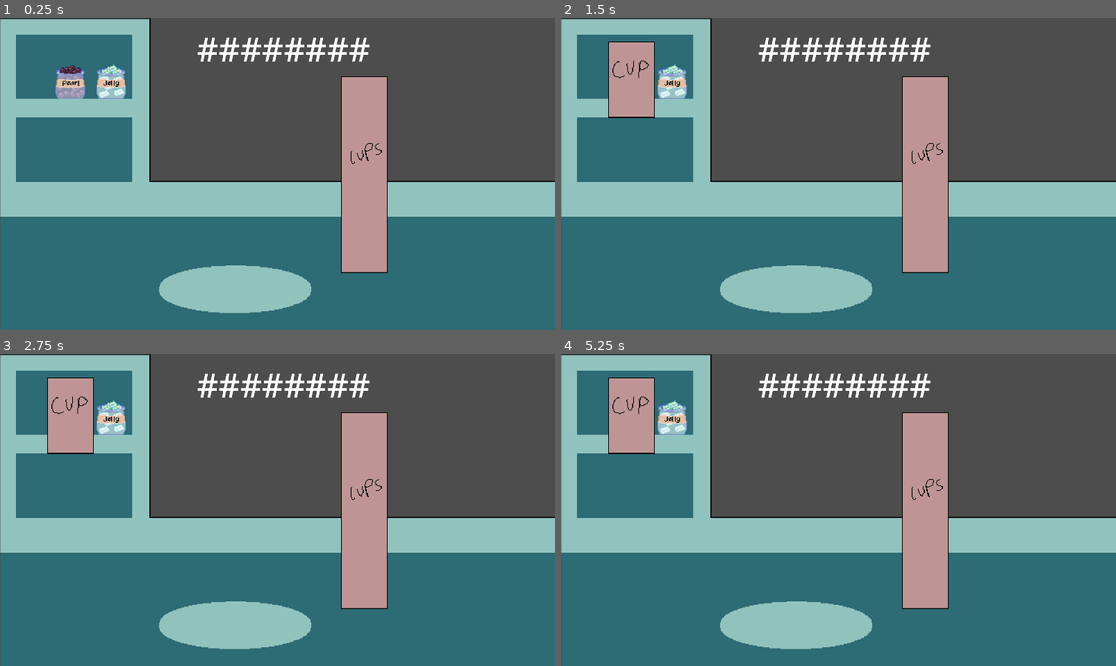
Above: before the commit, frames 1-4 (two rows, left to right).
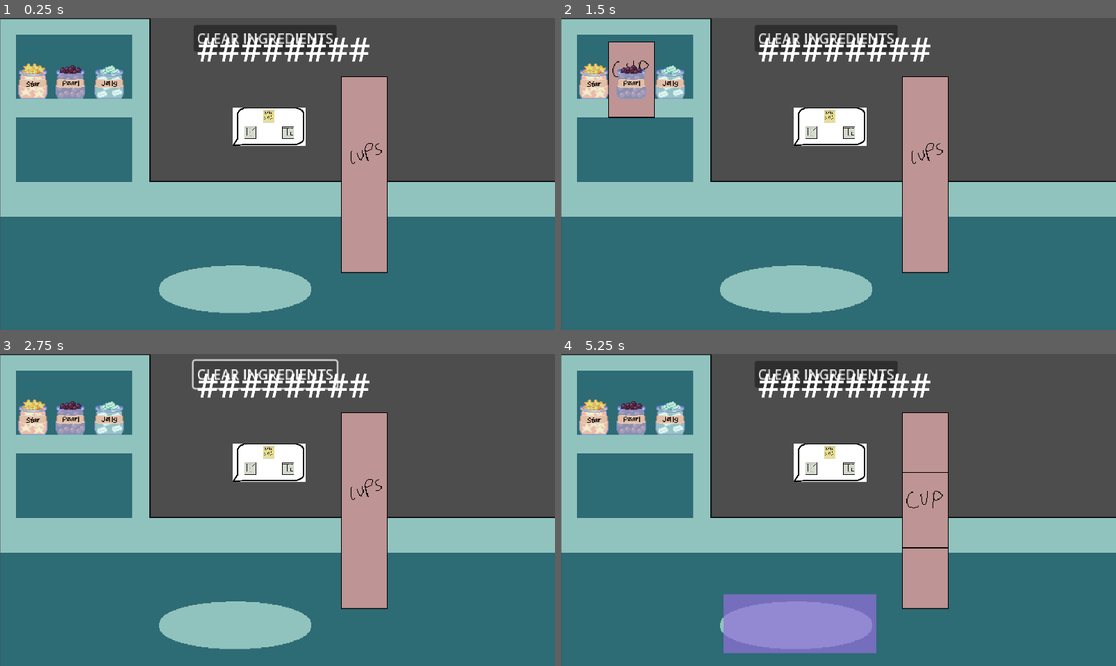
Above: after the commit, the same moments.

Repository: jhaFive/Project-3
Game: Godot game, scene res://scenes/game.tscn
Same seed, same stepped clock (60 frames per second), same inputs: the game is played once before the commit and once after it.
Inputs (mouse positions are in pixels of both pictures, inside the frame that each line leads up to):
- Up to frame 1 (0.25 s): no input
- Up to frame 2 (1.5 s): click (927, 174) at 0.5 s; click (633, 80) at 1.27 s
- Up to frame 3 (2.75 s): click (266, 375) at 2 s, where only the run after the commit has a clickable "CLEAR INGREDIENTS"
- Up to frame 4 (5.25 s): click (927, 510) at 2.75 s; click (633, 416) at 3.52 s; click (827, 375) at 4.25 s, where only the run after the commit has a clickable "CLEAR INGREDIENTS"; click (927, 510) at 5 s

The runs differ from the first frame. In frame 1, 4.1% of the frame differs, in the area x 3-61%, y 2-41%; in frame 2, 4.5%; in frame 3, 5.1%; in frame 4, 11%, in the area x 3-70%, y 2-96%.

Commit message:
Drag and Drop Set Up Complete
- All bobas work
- Still need to add teas and toppings

Diff:
--- a/game/project.godot
+++ b/game/project.godot
@@ -12,7 +12,7 @@
 
 config/name="Game"
 run/main_scene="res://scenes/game.tscn"
-config/features=PackedStringArray("4.3", "Forward Plus")
+config/features=PackedStringArray("4.4", "Forward Plus")
 config/icon="res://icon.svg"
 
 [autoload]
--- /dev/null
+++ b/game/scenes/UI/clear_button.tscn
@@ -0,0 +1,20 @@
+[gd_scene load_steps=2 format=3 uid="uid://45bxsay812ik"]
+
+[ext_resource type="Script" uid="uid://w2vvq3k5eyyy" path="res://scripts/UI/clear_button.gd" id="1_ggie6"]
+
+[node name="ClearButton" type="Control"]
+layout_mode = 3
+anchors_preset = 15
+anchor_right = 1.0
+anchor_bottom = 1.0
+grow_horizontal = 2
+grow_vertical = 2
+script = ExtResource("1_ggie6")
+
+[node name="Button" type="Button" parent="."]
+layout_mode = 0
+offset_right = 8.0
+offset_bottom = 8.0
+text = "CLEAR INGREDIENTS"
+
+[connection signal="pressed" from="Button" to="." method="_on_button_pressed"]
--- a/game/scenes/cat speach.tscn
+++ b/game/scenes/cat speach.tscn
@@ -1,15 +1,14 @@
 [gd_scene load_steps=6 format=3 uid="uid://3w6dsng2etxs"]
 
 [ext_resource type="Script" uid="uid://ph1isk5hngxn" path="res://scripts/RNG/cat speach.gd" id="1_q4o8h"]
-[ext_resource type="Texture2D" uid="uid://ct1dxf0jqgkty" path="res://assets/place holders/speach b temp.png" id="2_p15ng"]
-[ext_resource type="Texture2D" uid="uid://b8iu73xurdb6q" path="res://assets/place holders/boba.png" id="3_7fg5h"]
-[ext_resource type="Texture2D" uid="uid://ddckm8lv0b2wj" path="res://assets/place holders/tea.png" id="4_7q47q"]
-[ext_resource type="Texture2D" uid="uid://dd300dmec3ats" path="res://assets/place holders/to.png" id="5_6uqwd"]
+[ext_resource type="Texture2D" uid="uid://ct1dxf0jqgkty" path="res://art/place holders/speach b temp.png" id="2_p15ng"]
+[ext_resource type="Texture2D" uid="uid://b8iu73xurdb6q" path="res://art/place holders/boba.png" id="3_7fg5h"]
+[ext_resource type="Texture2D" uid="uid://ddckm8lv0b2wj" path="res://art/place holders/tea.png" id="4_7q47q"]
+[ext_resource type="Texture2D" uid="uid://dd300dmec3ats" path="res://art/place holders/to.png" id="5_6uqwd"]
 
 [node name="Cat Speach" type="Node2D"]
+scale = Vector2(0.33, 0.33)
 script = ExtResource("1_q4o8h")
-
-[node name="Camera2D" type="Camera2D" parent="."]
 
 [node name="Sprite2D" type="Sprite2D" parent="."]
 texture = ExtResource("2_p15ng")
--- a/game/scenes/cup_dispenser.tscn
+++ b/game/scenes/cup_dispenser.tscn
@@ -28,5 +28,6 @@
 [node name="SpawnPoint" type="Marker2D" parent="."]
 position = Vector2(-77, 0)
 
+[connection signal="button_down" from="cups/press detection" to="." method="_on_press_detection_button_down"]
 [connection signal="pressed" from="cups/press detection" to="." method="_on_press_detection_pressed"]
 [connection signal="pressed" from="cups/press detection" to="cups/press detection" method="_on_pressed"]
--- a/game/scenes/draggables/toppings/Pearl.tscn
+++ b/game/scenes/draggables/toppings/Pearl.tscn
@@ -1,6 +1,6 @@
 [gd_scene load_steps=5 format=3 uid="uid://by6enp1a1o7w6"]
 
-[ext_resource type="Script" path="res://scenes/draggables/toppings/pearl.gd" id="1_jb3cf"]
+[ext_resource type="Script" uid="uid://baipmdxfu8i6b" path="res://scripts/dragging/pearl.gd" id="1_jb3cf"]
 [ext_resource type="Texture2D" uid="uid://cqxp0kaar3fff" path="res://art/sprites/NewPearl.png" id="2_1s0jb"]
 
 [sub_resource type="RectangleShape2D" id="RectangleShape2D_lta3s"]
@@ -24,7 +24,8 @@
 offset_bottom = 44.0
 metadata/_edit_use_anchors_ = true
 
-[node name="Area2D" type="Area2D" parent="." groups=["Cup"]]
+[node name="Area2D" type="Area2D" parent="." groups=["pearl"]]
+collision_mask = 2
 
 [node name="CollisionShape2D" type="CollisionShape2D" parent="Area2D"]
 position = Vector2(0, 2)
--- /dev/null
+++ b/game/scenes/draggables/toppings/jelly.tscn
@@ -0,0 +1,41 @@
+[gd_scene load_steps=5 format=3 uid="uid://cnniegwoe1bp3"]
+
+[ext_resource type="Script" uid="uid://dx88t0tue2g58" path="res://scripts/dragging/jelly.gd" id="1_hba4i"]
+[ext_resource type="Texture2D" uid="uid://bp2fvd3pbo403" path="res://art/sprites/JellyBoba.png" id="2_hba4i"]
+
+[sub_resource type="RectangleShape2D" id="RectangleShape2D_hba4i"]
+size = Vector2(34, 38)
+
+[sub_resource type="RectangleShape2D" id="RectangleShape2D_rckg2"]
+size = Vector2(30, 39)
+
+[node name="Jelly" type="CharacterBody2D" groups=["jelly"]]
+script = ExtResource("1_hba4i")
+
+[node name="JellySprite" type="Sprite2D" parent="."]
+visibility_layer = 4
+texture = ExtResource("2_hba4i")
+
+[node name="click detection" type="Button" parent="JellySprite"]
+self_modulate = Color(1, 1, 1, 0)
+offset_left = -27.0
+offset_top = -44.0
+offset_right = 27.0
+offset_bottom = 44.0
+metadata/_edit_use_anchors_ = true
+
+[node name="Area2D" type="Area2D" parent="." groups=["jelly"]]
+collision_mask = 2
+
+[node name="CollisionShape2D" type="CollisionShape2D" parent="Area2D"]
+position = Vector2(0, 2)
+shape = SubResource("RectangleShape2D_hba4i")
+
+[node name="CollisionShape2D" type="CollisionShape2D" parent="."]
+position = Vector2(0, 2.5)
+shape = SubResource("RectangleShape2D_rckg2")
+
+[connection signal="button_down" from="JellySprite/click detection" to="." method="_on_click_detection_button_down"]
+[connection signal="button_up" from="JellySprite/click detection" to="." method="_on_click_detection_button_up"]
+[connection signal="area_entered" from="Area2D" to="." method="_on_area_2d_area_entered"]
+[connection signal="area_exited" from="Area2D" to="." method="_on_area_2d_area_exited"]
--- a/game/scenes/draggables/toppings/pearl.gd
+++ /dev/null
@@ -1,44 +0,0 @@
-extends CharacterBody2D
-
-signal pearl_delivered
-# Start already dragging
-var dragging = false
-var in_dropzone: bool = false
-var past_location: Vector2
-
-var spawn_location: Vector2
-@onready var dropzone = get_parent().find_child("dropzone")
-@onready var end_location_marker = get_parent().find_child("dropzone")
- # for smooth lock in mouse
-@warning_ignore("unused_parameter")
-func _ready() -> void:
-	past_location = Vector2(self.position)
-
-func _process(delta):
-	if dragging:
-		global_position = get_global_mouse_position()
-	if in_dropzone and not dragging:
-		if dropzone.has_cup:
-			emit_signal("pearl_delivered")
-			global_position = end_location_marker.global_position
-
-# When the cup is being pressed
-func _on_click_detection_button_down() -> void:
-	dragging = true
-	Global.is_dragging = true
-
-# When the cup is being NOT pressed
-func _on_click_detection_button_up() -> void:
-	if not in_dropzone:
-		global_position = past_location
-	dragging = false
-	Global.is_dragging = false
-
-
-func _on_area_2d_area_entered(area: Area2D) -> void:
-	if area.is_in_group("dropzone"):
-		in_dropzone = true
-
-func _on_area_2d_area_exited(area: Area2D) -> void:
-	if area.is_in_group("dropzone"):
-		in_dropzone = false
--- /dev/null
+++ b/game/scenes/draggables/toppings/star.tscn
@@ -0,0 +1,41 @@
+[gd_scene load_steps=5 format=3 uid="uid://bfgcyvh772g47"]
+
+[ext_resource type="Script" uid="uid://dvqffpmsmea0r" path="res://scripts/dragging/star.gd" id="1_c5ds5"]
+[ext_resource type="Texture2D" uid="uid://tsucgvabxdot" path="res://art/sprites/StarBoba.png" id="1_x85a1"]
+
+[sub_resource type="RectangleShape2D" id="RectangleShape2D_c5ds5"]
+size = Vector2(34, 38)
+
+[sub_resource type="RectangleShape2D" id="RectangleShape2D_q5b73"]
+size = Vector2(30, 39)
+
+[node name="Star" type="CharacterBody2D"]
+script = ExtResource("1_c5ds5")
+
+[node name="StarSprite" type="Sprite2D" parent="."]
+visibility_layer = 4
+texture = ExtResource("1_x85a1")
+
+[node name="click detection" type="Button" parent="StarSprite"]
+self_modulate = Color(1, 1, 1, 0)
+offset_left = -27.0
+offset_top = -44.0
+offset_right = 27.0
+offset_bottom = 44.0
+metadata/_edit_use_anchors_ = true
+
+[node name="Area2D" type="Area2D" parent="." groups=["star"]]
+collision_mask = 2
+
+[node name="CollisionShape2D" type="CollisionShape2D" parent="Area2D"]
+position = Vector2(0, 2)
+shape = SubResource("RectangleShape2D_c5ds5")
+
+[node name="CollisionShape2D" type="CollisionShape2D" parent="."]
+position = Vector2(0, 2.5)
+shape = SubResource("RectangleShape2D_q5b73")
+
+[connection signal="button_down" from="StarSprite/click detection" to="." method="_on_click_detection_button_down"]
+[connection signal="button_up" from="StarSprite/click detection" to="." method="_on_click_detection_button_up"]
+[connection signal="area_entered" from="Area2D" to="." method="_on_area_2d_area_entered"]
+[connection signal="area_exited" from="Area2D" to="." method="_on_area_2d_area_exited"]
--- a/game/scenes/dropzone.tscn
+++ b/game/scenes/dropzone.tscn
@@ -23,6 +23,7 @@
 offset_bottom = 34.0
 
 [node name="Area2D" type="Area2D" parent="." groups=["dropzone"]]
+collision_layer = 3
 
 [node name="CollisionShape2D" type="CollisionShape2D" parent="Area2D"]
 shape = SubResource("RectangleShape2D_7634c")
--- a/game/scenes/game.tscn
+++ b/game/scenes/game.tscn
@@ -1,26 +1,30 @@
-[gd_scene load_steps=8 format=3 uid="uid://cytkkrscdmnwi"]
+[gd_scene load_steps=12 format=3 uid="uid://cytkkrscdmnwi"]
 
+[ext_resource type="Script" uid="uid://dba3jvgjsun4l" path="res://scripts/levels/level1.gd" id="1_0tnpc"]
 [ext_resource type="Texture2D" uid="uid://qqut4h32vajm" path="res://art/place holders/counter.png" id="1_dunqu"]
-[ext_resource type="Texture2D" uid="uid://bp2fvd3pbo403" path="res://art/sprites/JellyBoba.png" id="2_565n3"]
 [ext_resource type="PackedScene" uid="uid://ds1iyocyrsebe" path="res://scenes/cup_dispenser.tscn" id="2_ak4cs"]
 [ext_resource type="PackedScene" uid="uid://i4kdvs1c8g3w" path="res://scenes/dropzone.tscn" id="2_ap0g3"]
-[ext_resource type="Script" path="res://scripts/Drink_Stack.gd" id="3_xlxah"]
+[ext_resource type="Script" uid="uid://boiaokfrr7bu4" path="res://scripts/Drink_Stack.gd" id="3_xlxah"]
 [ext_resource type="PackedScene" uid="uid://by6enp1a1o7w6" path="res://scenes/draggables/toppings/Pearl.tscn" id="4_pcabf"]
 [ext_resource type="PackedScene" uid="uid://dgh5xn5vn1idr" path="res://scenes/UI/ui.tscn" id="7_r2s76"]
+[ext_resource type="PackedScene" uid="uid://3w6dsng2etxs" path="res://scenes/cat speach.tscn" id="8_gee14"]
+[ext_resource type="PackedScene" uid="uid://cnniegwoe1bp3" path="res://scenes/draggables/toppings/jelly.tscn" id="9_kvpfn"]
+[ext_resource type="PackedScene" uid="uid://bfgcyvh772g47" path="res://scenes/draggables/toppings/star.tscn" id="9_vtaks"]
+[ext_resource type="PackedScene" uid="uid://45bxsay812ik" path="res://scenes/UI/clear_button.tscn" id="10_kvpfn"]
 
 [node name="game" type="Node2D"]
+script = ExtResource("1_0tnpc")
 
 [node name="Camera2D" type="Camera2D" parent="."]
 zoom = Vector2(3, 3)
+
+[node name="Cat Speach" parent="." instance=ExtResource("8_gee14")]
+position = Vector2(-10, -55)
 
 [node name="BG" type="Node" parent="."]
 
 [node name="Counter" type="Sprite2D" parent="BG"]
 texture = ExtResource("1_dunqu")
-
-[node name="JellyBoba" type="Sprite2D" parent="BG"]
-position = Vector2(-192, -109)
-texture = ExtResource("2_565n3")
 
 [node name="WorkStation" type="Node" parent="."]
 script = ExtResource("3_xlxah")
@@ -32,12 +36,28 @@
 position = Vector2(-45, 131)
 
 [node name="dropzone_m" type="Marker2D" parent="WorkStation"]
-position = Vector2(-39, 54)
+position = Vector2(-41, -18)
 
 [node name="NewPearl" parent="WorkStation" instance=ExtResource("4_pcabf")]
+z_index = 5
 position = Vector2(-239, -109)
 
+[node name="Star" parent="WorkStation" instance=ExtResource("9_vtaks")]
+z_index = 5
+position = Vector2(-282, -109)
+
+[node name="Jelly" parent="WorkStation" instance=ExtResource("9_kvpfn")]
+z_index = 5
+position = Vector2(-194, -109)
+
 [node name="UI" parent="." instance=ExtResource("7_r2s76")]
+
+[node name="ClearButton" parent="UI" instance=ExtResource("10_kvpfn")]
+layout_mode = 1
+offset_left = -97.0
+offset_top = -172.0
+offset_right = -97.0
+offset_bottom = -172.0
 
 [node name="IngredientMarkers" type="Node2D" parent="."]
 
--- a/game/scenes/main_menu.tscn
+++ b/game/scenes/main_menu.tscn
@@ -72,9 +72,9 @@
 layout_mode = 2
 size_flags_vertical = 3
 theme_override_colors/font_hover_color = Color(0, 0, 0, 1)
+theme_override_colors/font_color = Color(0, 0, 0, 1)
+theme_override_colors/font_focus_color = Color(0, 0, 0, 1)
 theme_override_colors/font_pressed_color = Color(0, 0, 0, 1)
-theme_override_colors/font_focus_color = Color(0, 0, 0, 1)
-theme_override_colors/font_color = Color(0, 0, 0, 1)
 theme_override_font_sizes/font_size = 40
 theme_override_styles/focus = SubResource("StyleBoxEmpty_l6cm7")
 theme_override_styles/hover = SubResource("StyleBoxFlat_ekxnf")
@@ -86,9 +86,9 @@
 layout_mode = 2
 size_flags_vertical = 3
 theme_override_colors/font_hover_color = Color(0, 0, 0, 1)
+theme_override_colors/font_color = Color(0, 0, 0, 1)
+theme_override_colors/font_focus_color = Color(0, 0, 0, 1)
 theme_override_colors/font_pressed_color = Color(0, 0, 0, 1)
-theme_override_colors/font_focus_color = Color(0, 0, 0, 1)
-theme_override_colors/font_color = Color(0, 0, 0, 1)
 theme_override_font_sizes/font_size = 40
 theme_override_styles/focus = SubResource("StyleBoxEmpty_l6cm7")
 theme_override_styles/hover = SubResource("StyleBoxFlat_ekxnf")
--- a/game/scripts/Drink_Stack.gd
+++ b/game/scripts/Drink_Stack.gd
@@ -1,14 +1,51 @@
 extends Node
 
+signal reset
+
+@onready var clear_button = get_parent().find_child("ClearButton")
 @onready var dropzone = $dropzone
 @onready var new_pearl = $NewPearl
+@onready var star = $Star
+@onready var jelly = $Jelly
 
 var has_cup: bool = false
+
+var current_boba: String
+var current_tea: String
+var current_topping: String
+
+var boba_available: bool = true
+var tea_available: bool = true
+var topping_available: bool = true
 # Called when the node enters the scene tree for the first time.
 func _ready() -> void:
-	pass # Replace with function body.
-
+	clear_button.clear_ingredients.connect(_clear_drink)
+	new_pearl.pearl_delivered.connect(_update_drink)
+	star.star_delivered.connect(_update_drink)
+	jelly.jelly_delivered.connect(_update_drink)
 
 # Called every frame. 'delta' is the elapsed time since the previous frame.
 func _process(delta: float) -> void:
 	pass
+
+func _update_drink(type: String, ingredient: String):
+	if type == "boba":
+		current_boba = ingredient
+		boba_available = false
+	if type == "tea":
+		current_tea = ingredient
+		tea_available = false
+	if type == "topping":
+		current_topping = ingredient
+		topping_available = false
+
+	print(ingredient)
+
+func _clear_drink():
+	emit_signal("reset")
+	current_boba = str("NOTHING")
+	current_tea = str("NOTHING")
+	current_topping = str("NOTHING")
+	boba_available = true
+	tea_available = true
+	topping_available = true
--- a/game/scripts/RNG/cat speach.gd
+++ b/game/scripts/RNG/cat speach.gd
@@ -1,10 +1,15 @@
 extends Node
+
+signal drink_order
 
 var lboba = ['bo0','bo1','bo2'] #0 = black, 1 = star, 2 = jelly
 var ltea = ['te0','te1','te2'] #0 = matcha, 1 = strawberry, 2 = brown
 var ltop = ['to0','to1','to2'] #0 = cream, 1 = foam, 2 = berries
 
+@onready var main = get_parent()
+
 func _ready() -> void:
+
 	randomize()
 
 	# selects the item
--- /dev/null
+++ b/game/scripts/UI/clear_button.gd
@@ -0,0 +1,8 @@
+extends Control
+
+signal clear_ingredients
+
+@onready var workstation = get_parent().get_parent().find_child("WorkStation")
+
+func _on_button_pressed():
+	emit_signal("clear_ingredients")
--- a/game/scripts/dragging/cup.gd
+++ b/game/scripts/dragging/cup.gd
@@ -9,10 +9,13 @@
 
 var spawn_location: Vector2
 @onready var end_location_marker = get_parent().find_child("dropzone")
+@onready var workstation = get_parent()
  # for smooth lock in mouse
 @warning_ignore("unused_parameter")
 func _ready() -> void:
+	workstation.reset.connect(_clear_drink)
 	global_position = spawn_location
+	Global.is_dragging = true
 func _process(delta):
 	if dragging:
 		global_position = get_global_mouse_position()
@@ -33,7 +36,10 @@
 	if draggable:
 		dragging = false
 		Global.is_dragging = false
-
+	if in_dropzone and not dragging:
+		draggable = false
+		emit_signal("cup_delivered")
+		global_position = end_location_marker.global_position
 
 func _on_area_2d_area_entered(area: Area2D) -> void:
 	if area.is_in_group("dropzone"):
@@ -42,3 +48,6 @@
 func _on_area_2d_area_exited(area: Area2D) -> void:
 	if area.is_in_group("dropzone"):
 		in_dropzone = false
+
+func _clear_drink():
+	queue_free()
--- a/game/scripts/dragging/cup_dispenser.gd
+++ b/game/scripts/dragging/cup_dispenser.gd
@@ -1,19 +1,24 @@
 extends Node2D
 
 @onready var scene = preload("res://scenes/cup.tscn")
-@onready var main = get_parent()
+@onready var workstation = get_parent()
 @onready var spawn_point: Marker2D = $SpawnPoint
-var cup_available:bool = true
+var cup_available: bool = true
 
+func _ready():
+	workstation.reset.connect(_clear_drink)
 func spawn_cup():
 	var cup = scene.instantiate()
 	cup.spawn_location = Vector2(spawn_point.global_position)
-	main.add_child.call_deferred(cup)
+	workstation.add_child.call_deferred(cup)
 
-func _on_press_detection_pressed() -> void:
+func _on_press_detection_button_down():
 	var target_destroy_cup = get_parent().find_child("Cup_Obj")
 	if not cup_available: # checks if a cup is already on the screen
 		pass
 	else:
 		cup_available = false
 		spawn_cup()
+
+func _clear_drink():
+	cup_available = true
--- /dev/null
+++ b/game/scripts/dragging/jelly.gd
@@ -0,0 +1,53 @@
+extends CharacterBody2D
+
+signal jelly_delivered
+# Start already dragging
+var dragging = false
+var in_dropzone: bool = false
+var past_location: Vector2
+
+var spawn_location: Vector2
+@onready var dropzone = get_parent().find_child("dropzone")
+@onready var end_location_marker = get_parent().find_child("dropzone")
+@onready var workstation = get_parent()
+
+ # for smooth lock in mouse
+@warning_ignore("unused_parameter")
+func _ready() -> void:
+	workstation.reset.connect(_clear_drink)
+	past_location = Vector2(self.position)
+
+func _process(delta):
+	if dragging:
+		global_position = get_global_mouse_position()
+
+# When the cup is being pressed
+func _on_click_detection_button_down() -> void:
+	dragging = true
+	Global.is_dragging = true
+
+# When the cup is being NOT pressed
+func _on_click_detection_button_up() -> void:
+	if not in_dropzone:
+		global_position = past_location
+	dragging = false
+	Global.is_dragging = false
+	if in_dropzone and not dragging:
+		if dropzone.has_cup and workstation.boba_available:
+			emit_signal("jelly_delivered", "boba", "jelly")
+			global_position = end_location_marker.global_position
+		else:
+			global_position = past_location
+
+func _on_area_2d_area_entered(area: Area2D) -> void:
+	if area.is_in_group("dropzone"):
+		in_dropzone = true
+
+func _on_area_2d_area_exited(area: Area2D) -> void:
+	if area.is_in_group("dropzone"):
+		in_dropzone = false
+
+func _clear_drink():
+	var tween
+	tween = create_tween()
+	tween.tween_property(self, "global_position", past_location,0.5)
--- /dev/null
+++ b/game/scripts/dragging/pearl.gd
@@ -0,0 +1,52 @@
+extends CharacterBody2D
+
+signal pearl_delivered
+# Start already dragging
+var dragging = false
+var in_dropzone: bool = false
+var past_location: Vector2
+
+var spawn_location: Vector2
+@onready var dropzone = get_parent().find_child("dropzone")
+@onready var end_location_marker = get_parent().find_child("dropzone")
+@onready var workstation = get_parent()
+ # for smooth lock in mouse
+@warning_ignore("unused_parameter")
+func _ready() -> void:
+	workstation.reset.connect(_clear_drink)
+	past_location = Vector2(self.position)
+
+func _process(delta):
+	if dragging:
+		global_position = get_global_mouse_position()
+
+# When the cup is being pressed
+func _on_click_detection_button_down() -> void:
+	dragging = true
+	Global.is_dragging = true
+
+# When the cup is being NOT pressed
+func _on_click_detection_button_up() -> void:
+	if not in_dropzone:
+		global_position = past_location
+	dragging = false
+	Global.is_dragging = false
+	if in_dropzone and not dragging:
+		if dropzone.has_cup and workstation.boba_available:
+			emit_signal("pearl_delivered", "boba", "pearl")
+			global_position = end_location_marker.global_position
+		else:
+			global_position = past_location
+
+func _on_area_2d_area_entered(area: Area2D) -> void:
+	if area.is_in_group("dropzone"):
+		in_dropzone = true
+
+func _on_area_2d_area_exited(area: Area2D) -> void:
+	if area.is_in_group("dropzone"):
+		in_dropzone = false
+
+func _clear_drink():
+	var tween
+	tween = create_tween()
+	tween.tween_property(self, "global_position", past_location,0.5)
--- /dev/null
+++ b/game/scripts/dragging/star.gd
@@ -0,0 +1,52 @@
+extends CharacterBody2D
+
+signal star_delivered
+# Start already dragging
+var dragging = false
+var in_dropzone: bool = false
+var past_location: Vector2
+
+var spawn_location: Vector2
+@onready var dropzone = get_parent().find_child("dropzone")
+@onready var end_location_marker = get_parent().find_child("dropzone")
+@onready var workstation = get_parent()
+ # for smooth lock in mouse
+@warning_ignore("unused_parameter")
+func _ready() -> void:
+	workstation.reset.connect(_clear_drink)
+	past_location = Vector2(self.position)
+
+func _process(delta):
+	if dragging:
+		global_position = get_global_mouse_position()
+
+# When the cup is being pressed
+func _on_click_detection_button_down() -> void:
+	dragging = true
+	Global.is_dragging = true
+
+# When the cup is being NOT pressed
+func _on_click_detection_button_up() -> void:
+	if not in_dropzone:
+		global_position = past_location
+	dragging = false
+	Global.is_dragging = false
+	if in_dropzone and not dragging:
+		if dropzone.has_cup and workstation.boba_available:
+			emit_signal("star_delivered", "boba", "pearl")
+			global_position = end_location_marker.global_position
+		else:
+			global_position = past_location
+
+func _on_area_2d_area_entered(area: Area2D) -> void:
+	if area.is_in_group("dropzone"):
+		in_dropzone = true
+
+func _on_area_2d_area_exited(area: Area2D) -> void:
+	if area.is_in_group("dropzone"):
+		in_dropzone = false
+
+func _clear_drink():
+	var tween
+	tween = create_tween()
+	tween.tween_property(self, "global_position", past_location,0.5)
--- /dev/null
+++ b/game/scripts/levels/level1.gd
@@ -0,0 +1,17 @@
+extends Node2D
+
+var current_order_boba: String
+var current_order_tea: String
+var current_order_topping: String
+
+@onready var cat_speach = $"Cat Speach"
+var current_full_order
+func _ready():
+	cat_speach.drink_order.connect(_update_order_list)
+
+
+func _update_order_list(boba: String, tea: String, topping: String):
+	current_order_boba = boba
+	current_order_tea = tea
+	current_order_topping = topping
+	current_full_order = str((current_order_boba) + (current_order_tea) + (current_order_topping))
Not shown, added: game/export_presets.cfg
Not shown: 1 places in game/scenes/UI/ui.tscn that only renumber resources
Not shown: 1 places in game/scenes/cup.tscn that only renumber resources
Not shown: 1 places in game/scenes/cup_dispenser.tscn that only renumber resources
Not shown: 1 places in game/scenes/draggables/drag_cup.tscn that only renumber resources
Not shown: 1 places in game/scenes/draggables/draggable.tscn that only renumber resources
Not shown: 1 places in game/scenes/dropzone.tscn that only renumber resources
Not shown: 1 places in game/scenes/main_menu.tscn that only renumber resources
Not shown, added: game/scripts/Drink_Stack.gd.uid
Not shown, added: game/scripts/UI/clear_button.gd.uid
Not shown, added: game/scripts/dragging/draggable.gd.uid
Not shown, added: game/scripts/dragging/dropzone.gd.uid
(and 11 more such lines)
